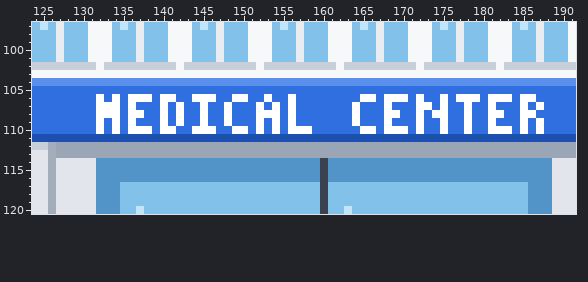
Two versions of one pixel-art file, src/media/photos/sprites/scenes/hospital_5.aseprite. This is how it looked before the edit.
320x180 pixels, 1 frame. Colours within 5 levels of each other are drawn and written as one. Shown: x 124..191, y 97..120.
The same view after the edit:
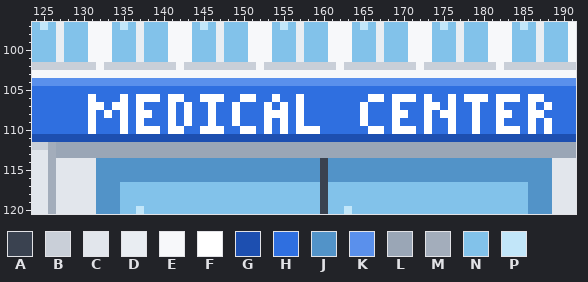
Palette (. is transparent): A #3a4250  B #c9cfd8  C #e2e6ec  D #e9edf2  E #f7f8fa  F #ffffff  G #1d4fb0  H #2f6fe0  J #5293c8  K #5a90ec  L #9aa6b6  M #a3adbb  N #82c2ea  P #c2e6f9
The edit:
The edit turns colour H into colour F in row 106 at x 131, 135, 139, 142, 147, 151, 154, 157, 167, 171, 173, 176, 180, 184 and 187; in row 107 at x 131, 135, 137, 141, 143, 146, 149, 153, 155, 157, 165, 169, 174, 176, 179, 182, 186 and 188; in row 108 at x 131, 135, 138, 141, 143, 146, 149, 155, 157, 165, 170, 173, 176, 179, 183 and 187; in row 109 at x 131, 135, 137, 141, 143, 146, 149, 153, 155, 157, 165, 169, 173, 176, 179, 182, 186 and 188; in row 110 at x 131, 135, 139, 142, 147, 151, 153, 155, 159, 167, 171, 173, 176, 179, 184, 186 and 188.
The edit turns colour F into colour H in row 106 at x 132, 134, 136, 140, 144, 149, 153, 156, 165, 168, 172, 175, 177, 181 and 185; in row 107 at x 133, 136, 140, 142, 145, 148, 152, 154, 156, 164, 168, 172, 175, 178, 181, 185 and 187; in row 108 at x 132, 134, 136, 140, 142, 145, 148, 152, 156, 164, 168, 172, 174, 178, 181 and 185; in row 109 at x 132, 134, 136, 140, 142, 145, 148, 152, 154, 156, 164, 168, 172, 175, 178, 181, 185 and 187; in row 110 at x 132, 134, 136, 140, 144, 149, 152, 154, 156, 165, 168, 172, 175, 178, 181, 185 and 187.
Changed places in both pictures, as pixel boxes (x1, y1, x2, y2):
changed: (88, 94, 320, 134)
changed: (352, 94, 552, 134)
